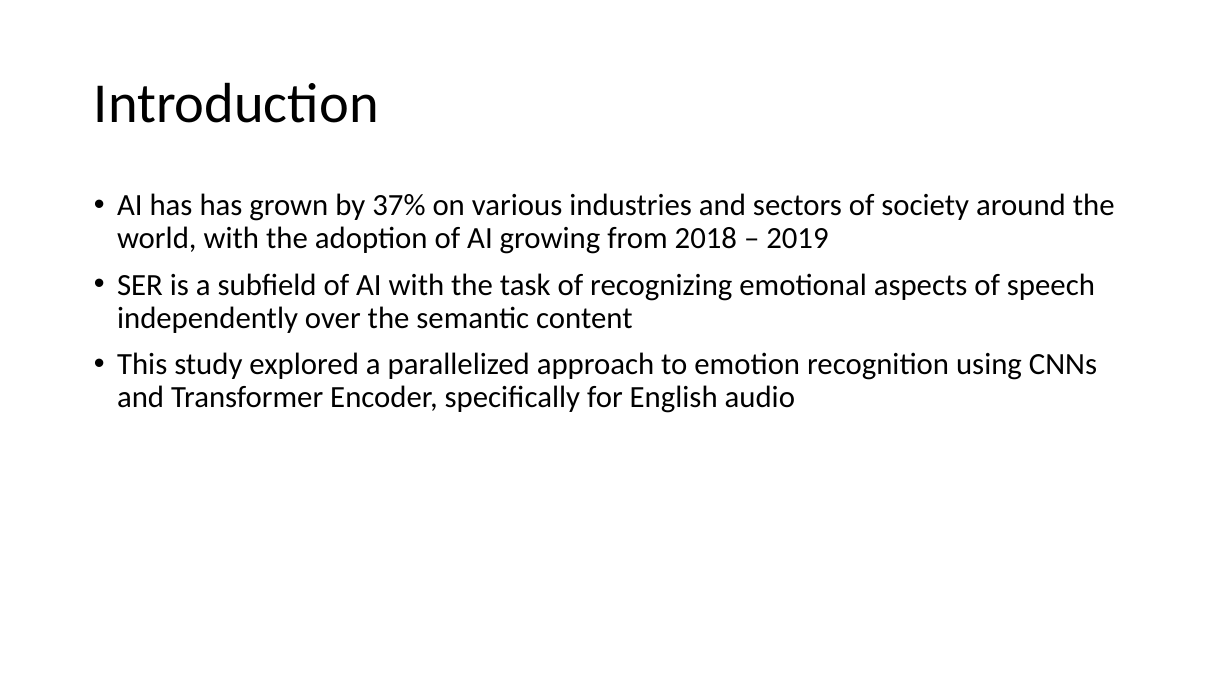
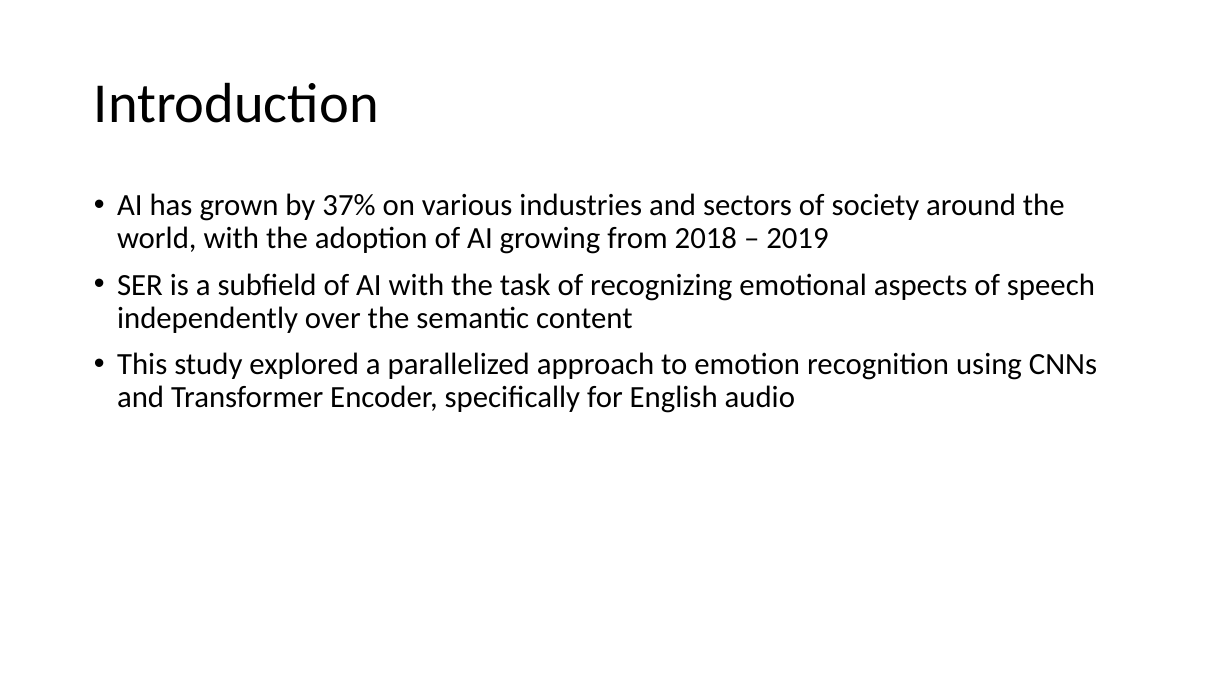
Before and after one commit to satria-ui/TugasAkhir2023, a slide deck: slide 3 of Submit Sidang/05111942000001-Adam Satria Adidarma-Presentasi TA.pptx. Drawn at 1232x693 pixels with LibreOffice and Linux fonts; fonts in the diff are those of the drawing; background and template pictures are left out. Boxes give left, top, right and bottom in pixels: in the first picture for what was removed or moved away, otherwise in the second. Text is boxed around its words. In the diff, an @@ line names an element or a change of style, - is before the commit and + after.

```diff
--- a/Submit Sidang/05111942000001-Adam Satria Adidarma-Presentasi TA.pptx
+++ b/Submit Sidang/05111942000001-Adam Satria Adidarma-Presentasi TA.pptx
@@ text at (x1=117, y1=193, x2=1065, y2=254): text changed @@
-• AI has has grown by 37% on various industries and sectors of society around the world, with the adoption of AI growing from 2018 – 2019
+• AI has grown by 37% on various industries and sectors of society around the world, with the adoption of AI growing from 2018 – 2019
```
Also in this commit, not shown: 2 other files.
